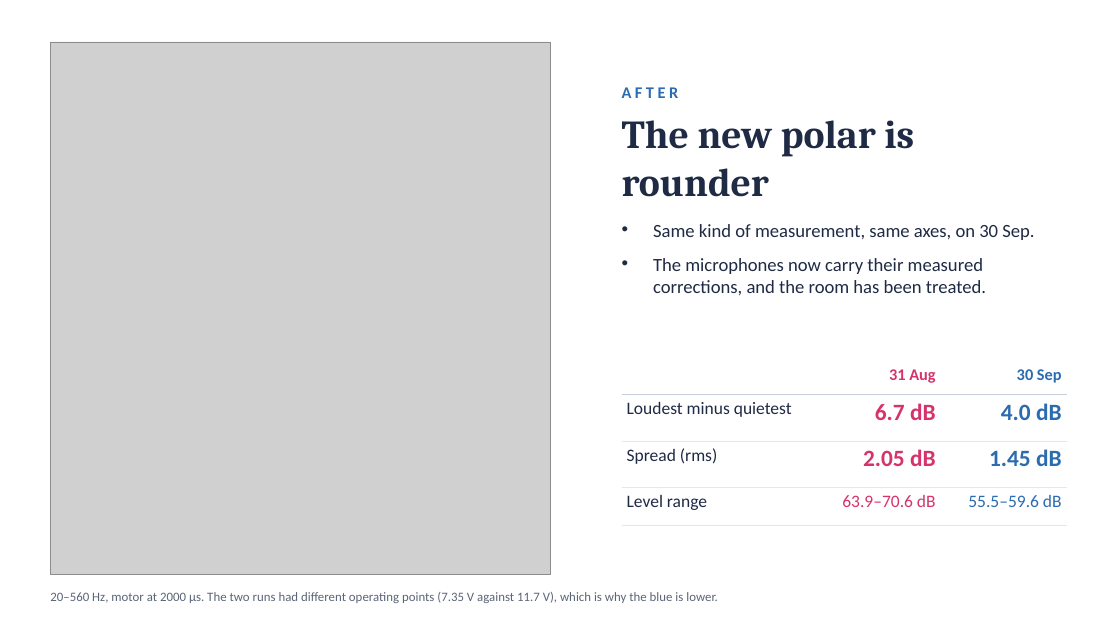
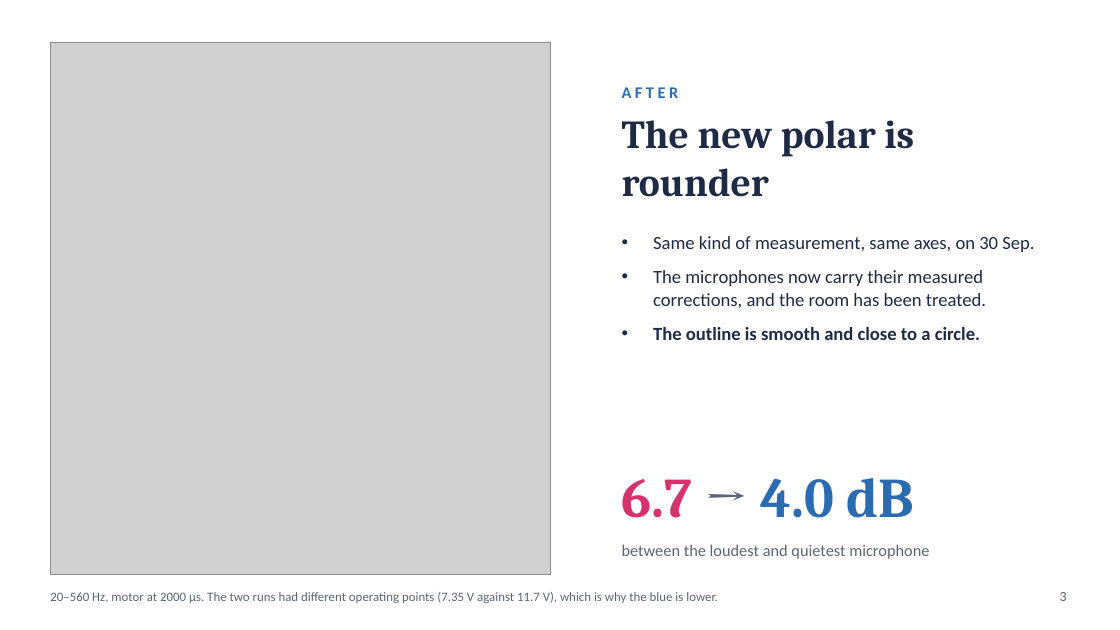
Before and after one commit to asdfgh0318/SoundVisualizer, a slide deck: slide 2 of docs/analysis/chamber-final-2026-10-01/slides/chamber-slides.pptx. Drawn at 1120x630 pixels with LibreOffice and Linux fonts; fonts in the diff are those of the drawing; grey boxes stand for pictures. Boxes give left, top, right and bottom in pixels: in the first picture for what was removed or moved away, otherwise in the second. Text is boxed around its words. In the diff, an @@ line names an element or a change of style, - is before the commit and + after.

```diff
--- a/docs/analysis/chamber-final-2026-10-01/slides/chamber-slides.pptx
+++ b/docs/analysis/chamber-final-2026-10-01/slides/chamber-slides.pptx
@@ text "Same kind of measurement, same ...": place and size @@
-text "Same kind of measurement, same ..." at (653,224,1034,295)
+text "Same kind of measurement, same ..." at (653,236,1034,340)
@@ text at (653,327,980,340): paragraph added @@
+• The outline is smooth and close to a circle.
@@ table removed at (622,361,1067,514), 4 rows, 3 columns @@
- | 31 Aug | 30 Sep
-Loudest minus quietest | 6.7 dB | 4.0 dB
-Spread (rms) | 2.05 dB | 1.45 dB
-Level range | 63.9–70.6 dB | 55.5–59.6 dB
@@ text added at (622,478,914,518), 48 pt, text #2B6CB0, bold @@
+6.7 → 4.0 dB
@@ text added at (622,544,929,559), 14 pt, text #5B6578 @@
+between the loudest and quietest microphone
@@ text added at (1060,592,1067,601), 12 pt, text #5B6578 @@
+3
```
Also in this commit, not shown: 1 other slide changed, 1 other file.
